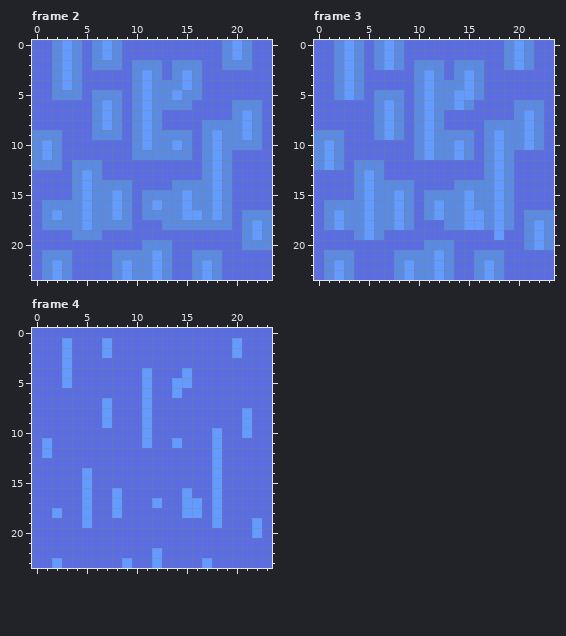
Pixel-art file: graphics/water.ase. Above is the file before it was changed.
24x24 pixels, 4 frames. Shown: frame 2, frame 3, frame 4.
After the commit:
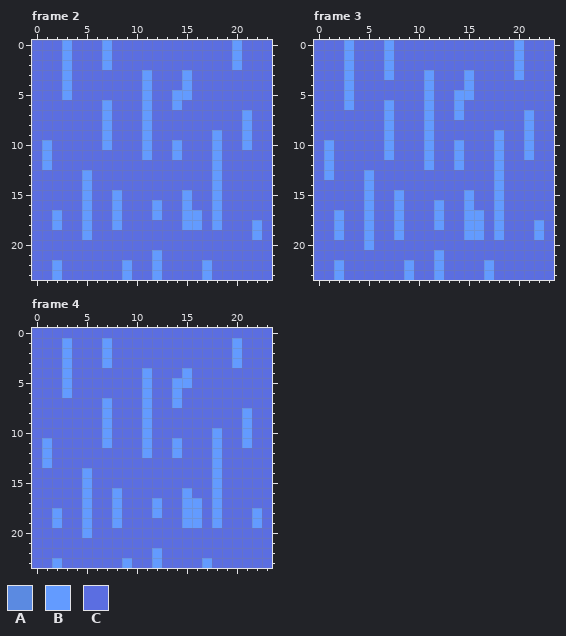
Palette (. is transparent): A #5b8ae1  B #639bff  C #5b6ee1
The commit says: Updated water to be less flashy
From old to new:
Frame 2:
Colour A becomes colour B in row 2 at x 7 and 20; in row 5 at x 3 and 15; in row 6 at x 14; in row 9 at x 7; in row 10 at x 21; in row 11 at x 11 and 14.
Colour A becomes colour B in row 12 at x 1; in row 17 at x 12; in row 18 at x 2, 8, 15 to 16 and 18; in row 19 at x 5.
Colour C becomes colour B in row 10 at x 7.
Colour A becomes colour C in rows 0 to 1 at x 2, 4, 6, 8, 19 and 21; in row 2 at x 2, 4, 6, 8, 10 to 12, 14 to 16, 19 and 21; in row 3 at x 2, 4, 10, 12, 14 and 16; in row 4 at x 2, 4, 10, 12 to 14 and 16; in row 5 at x 2, 4, 6 to 8, 10, 12 to 13 and 16; in row 6 at x 6, 8, 10, 12 to 13, 15 and 20 to 22.
Colour A becomes colour C in row 7 at x 6, 8, 10, 12, 20 and 22; in row 8 at x 6, 8, 10, 12, 17 to 20 and 22; in row 9 at x 0 to 2, 6, 8, 10, 12 to 15, 17, 19 to 20 and 22; in row 10 at x 0, 2, 10, 12 to 13, 15, 17, 19 to 20 and 22; in row 11 at x 0, 2, 10, 12 to 13, 15, 17 and 19; in row 12 at x 0, 2, 4 to 6, 17 and 19.
Colour A becomes colour C in row 13 at x 4, 6, 17 and 19; in row 14 at x 4, 6 to 9, 14 to 17 and 19; in row 15 at x 4, 6 to 7, 9, 11 to 14, 16 to 17 and 19; in row 16 at x 1 to 4, 6 to 7, 9, 11, 13 to 14, 16 to 17 and 19; in row 17 at x 1, 3 to 4, 6 to 7, 9, 11, 13 to 14, 17, 19 and 21 to 23; in row 18 at x 1, 3 to 4, 6 to 7, 9, 13 to 14, 17, 19, 21 and 23.
Colour A becomes colour C in row 19 at x 4, 6, 21 and 23; in row 20 at x 11 to 13 and 21 to 23; in row 21 at x 1 to 3, 8 to 11, 13 and 16 to 18; in rows 22 to 23 at x 1, 3, 8, 10 to 11, 13, 16 and 18.
Frame 3:
Colour C becomes colour B in row 3 at x 7 and 20; in row 6 at x 3; in row 7 at x 14; in row 10 at x 7; in row 11 at x 7 and 21; in row 12 at x 11 and 14.
Colour C becomes colour B in row 13 at x 1; in row 18 at x 12; in row 19 at x 2, 8 and 15 to 16; in row 20 at x 5.
Colour A becomes colour C in rows 0 to 1 at x 2, 4, 6, 8, 19 and 21; in row 2 at x 2, 4, 6, 8, 10 to 12, 14 to 16, 19 and 21; in row 3 at x 2, 4, 10, 12, 14 and 16; in row 4 at x 2, 4, 10, 12 to 14 and 16; in row 5 at x 2, 4, 6 to 8, 10, 12 to 13 and 16; in row 6 at x 6, 8, 10, 12 to 13, 15 and 20 to 22.
Colour A becomes colour C in row 7 at x 6, 8, 10, 12, 20 and 22; in row 8 at x 6, 8, 10, 12, 17 to 20 and 22; in row 9 at x 0 to 2, 6, 8, 10, 12 to 15, 17, 19 to 20 and 22; in row 10 at x 0, 2, 10, 12 to 13, 15, 17, 19 to 20 and 22; in row 11 at x 0, 2, 10, 12 to 13, 15, 17 and 19; in row 12 at x 0, 2, 4 to 6, 17 and 19.
Colour A becomes colour C in row 13 at x 4, 6, 17 and 19; in row 14 at x 4, 6 to 9, 14 to 17 and 19; in row 15 at x 4, 6 to 7, 9, 11 to 14, 16 to 17 and 19; in row 16 at x 1 to 4, 6 to 7, 9, 11, 13 to 14, 16 to 17 and 19; in row 17 at x 1, 3 to 4, 6 to 7, 9, 11, 13 to 14, 17, 19 and 21 to 23; in row 18 at x 1, 3 to 4, 6 to 7, 9, 13 to 14, 17, 19, 21 and 23.
Colour A becomes colour C in row 19 at x 4, 6, 21 and 23; in row 20 at x 11 to 13, 21 and 23; in row 21 at x 1 to 3, 8 to 11, 13 and 16 to 18; in rows 22 to 23 at x 1, 3, 8, 10 to 11, 13, 16 and 18.
Colour B becomes colour C in row 20 at x 22.
Frame 4:
Colour C becomes colour B in row 3 at x 7 and 20; in row 6 at x 3; in row 7 at x 14; in row 10 at x 7; in row 11 at x 7 and 21; in row 12 at x 11 and 14.
Colour C becomes colour B in row 13 at x 1; in row 18 at x 12 and 22; in row 19 at x 2, 8 and 15 to 16; in row 20 at x 5.
Colour B becomes colour C in row 20 at x 22.
